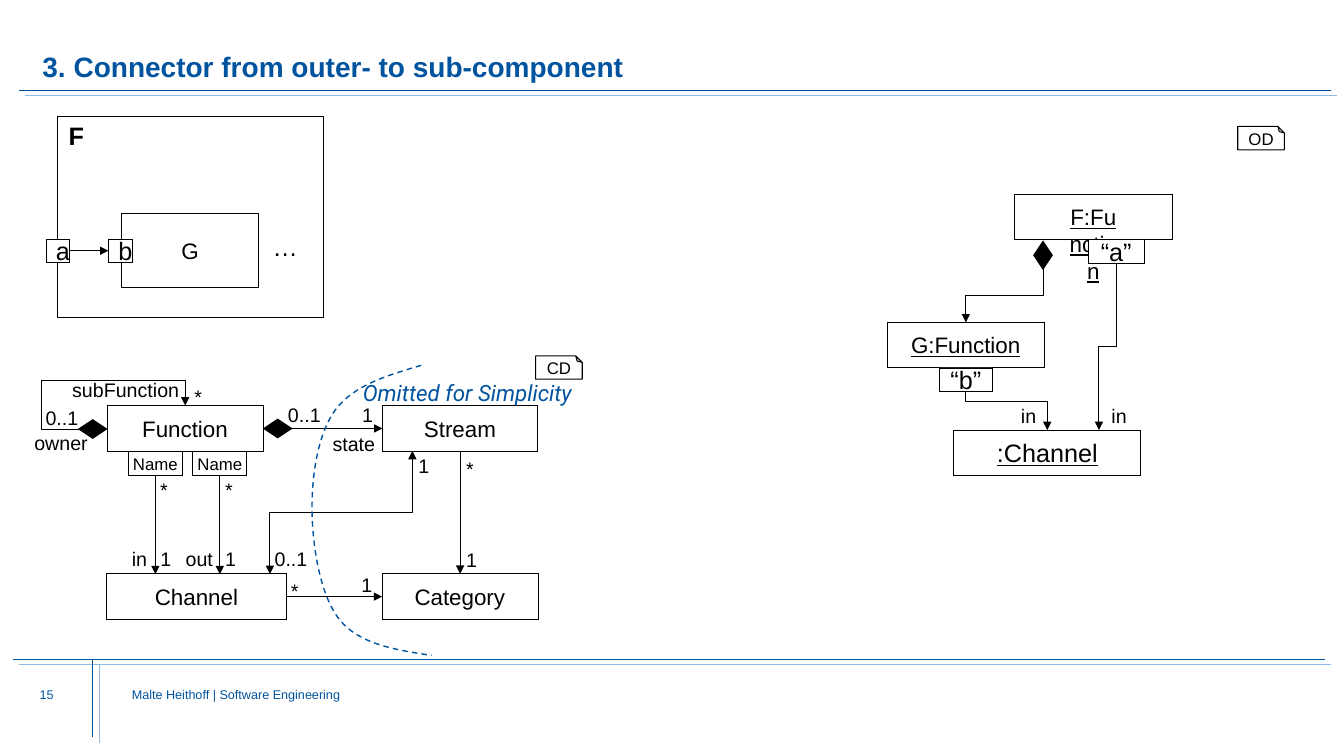
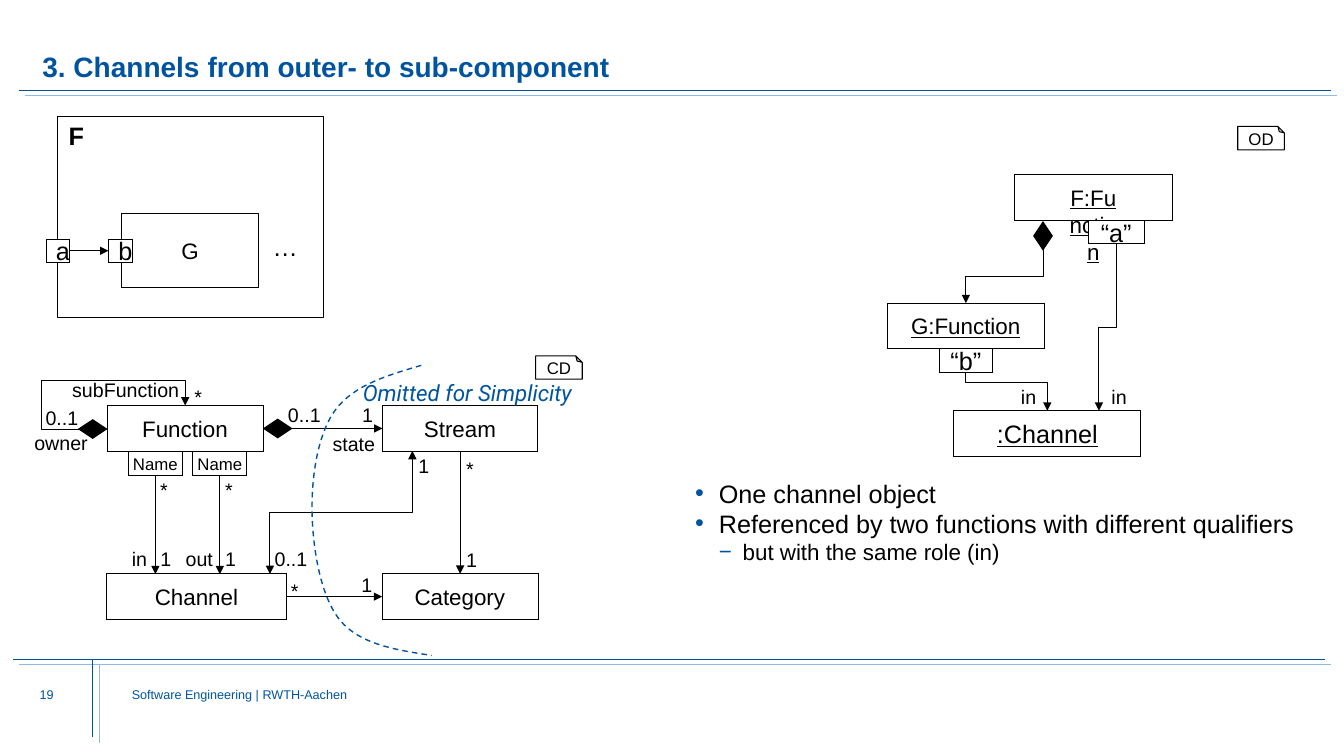
Before and after one commit to Fishi2402/montigem, a slide deck: slide 19 of products/syse_functions/doc/FunctionStructure.Explanation.pptx (slide 15 before the commit). Drawn at 1344x756 pixels with LibreOffice and Linux fonts; fonts in the diff are those of the drawing; background and template pictures are left out. Boxes give left, top, right and bottom in pixels: in the first picture for what was removed or moved away, otherwise in the second. Text is boxed around its words. In the diff, an @@ line names an element or a change of style, - is before the commit and + after.

Commit message:
FunctionStructure Update

```diff
--- a/products/syse_functions/doc/FunctionStructure.Explanation.pptx
+++ b/products/syse_functions/doc/FunctionStructure.Explanation.pptx
@@ title at [42, 56, 609, 82]: text changed @@
-3. Connector from outer- to sub-component
+3. Channels from outer- to sub-component
@@ 5 rectangles, 4 texts, 3 elbow arrows, 1 diamond: place and size @@
-5 rectangles, 4 texts, 3 elbow arrows, 1 diamond at [887, 195, 1173, 476]
+5 rectangles, 4 texts, 3 elbow arrows, 1 diamond at [887, 174, 1173, 456]
@@ text added at [719, 484, 1294, 565], 18 pt, text #000000 @@
+• One channel object
+• Referenced by two functions with different qualifiers
+  − but with the same role (in)
@@ page number at [40, 690, 54, 699]: text changed @@
-15
+19
@@ text at [132, 690, 348, 702]: text changed @@
-Malte Heithoff | Software Engineering
+Software Engineering | RWTH-Aachen
```
Also in this commit, not shown: 16 other slides changed, 4 slides added, 15 slides removed, 1 other file.
